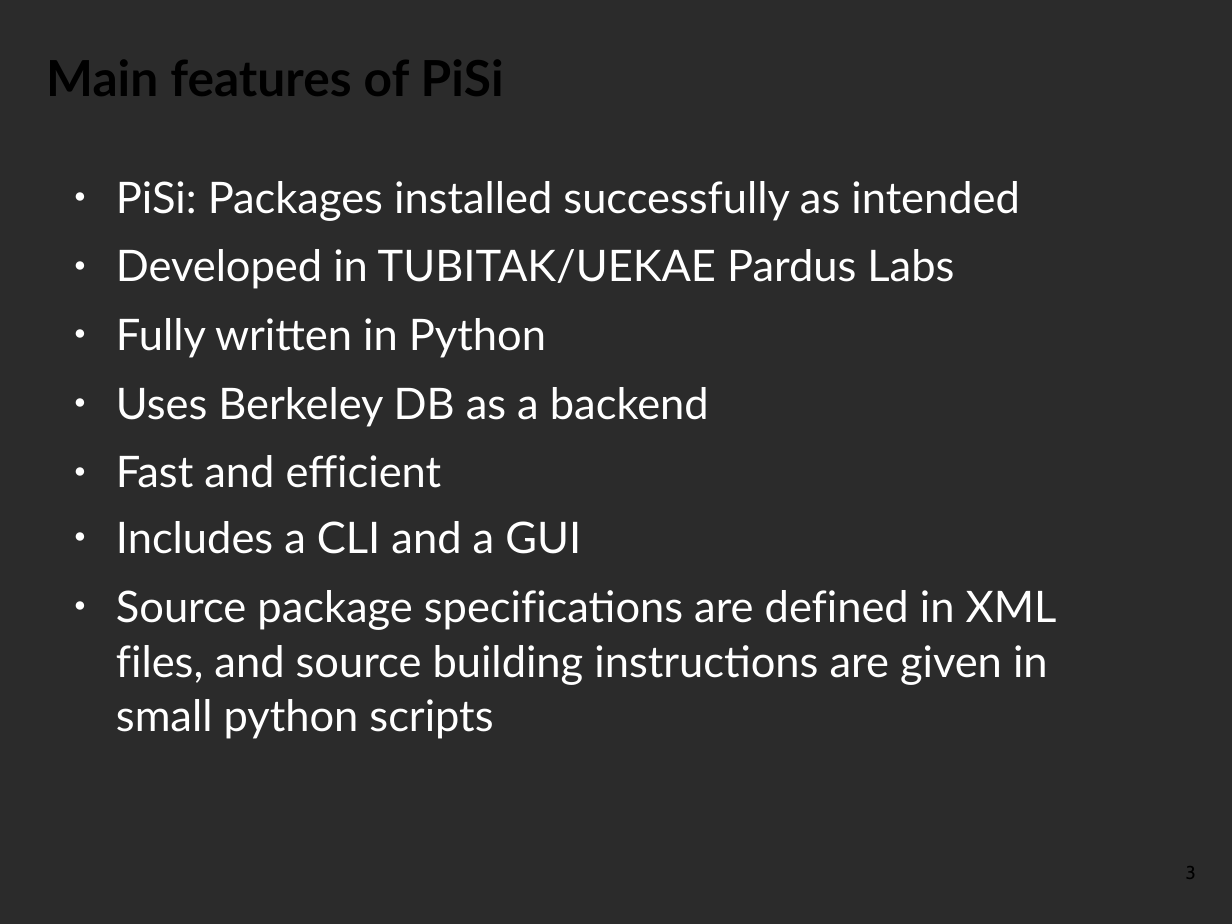
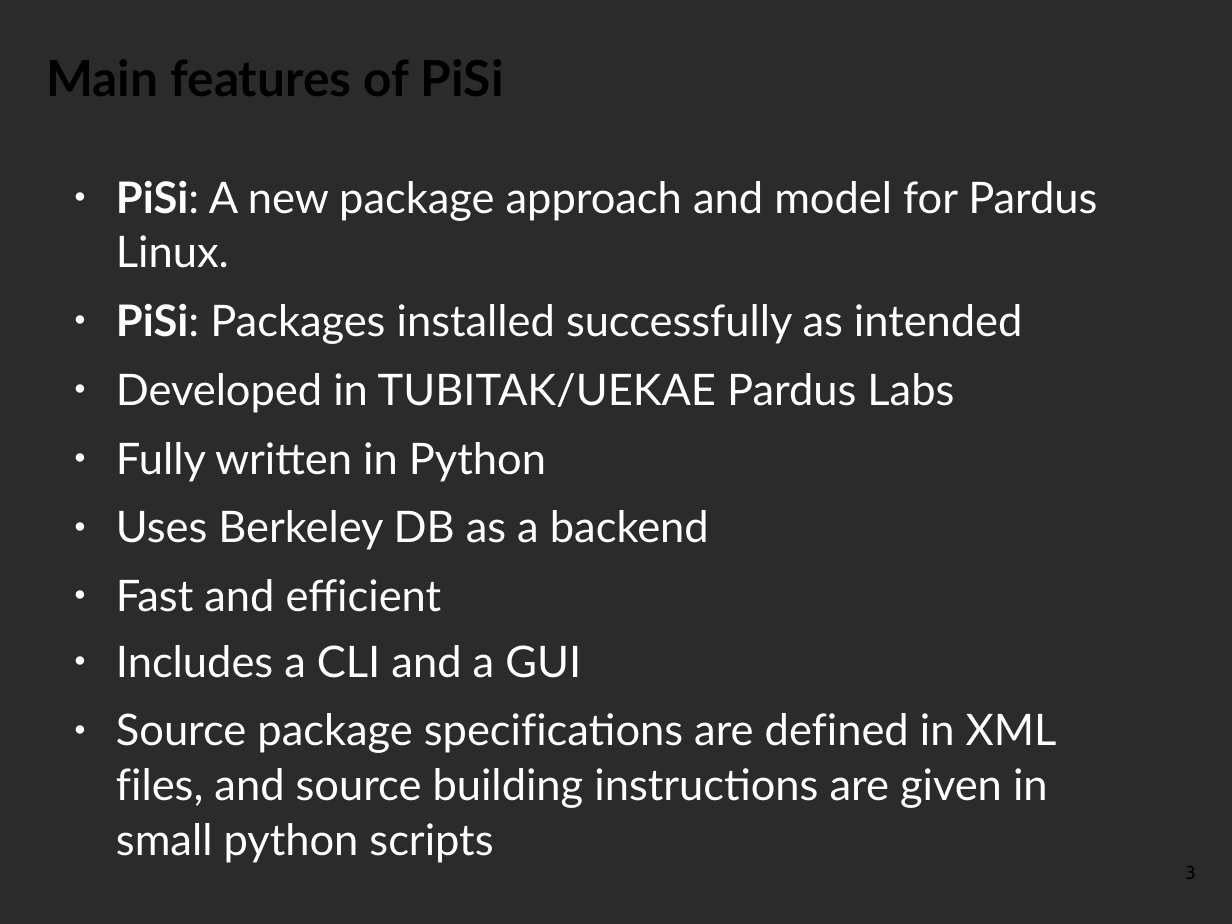
Before and after one commit to pars-linux/uludag, a slide deck: slide 3 of promotion/presentations/PardusGenel/introduction-to-pisi.odp. Drawn at 1232x924 pixels with LibreOffice and Linux fonts; fonts in the diff are those of the drawing; background and template pictures are left out; a plain dark background stands for a picture behind light text. Boxes give left, top, right and bottom in pixels: in the first picture for what was removed or moved away, otherwise in the second. Text is boxed around its words. In the diff, an @@ line names an element or a change of style, - is before the commit and + after.

```diff
--- a/promotion/presentations/PardusGenel/introduction-to-pisi.odp
+++ b/promotion/presentations/PardusGenel/introduction-to-pisi.odp
@@ text at [116, 180, 1097, 268]: paragraph added @@
+● PiSi: A new package approach and model for Pardus Linux.
@@ text at [116, 303, 1022, 344]: bold on in "PiSi:" @@
```
Also in this commit, not shown: 13 other slides changed, 1 slide added.
